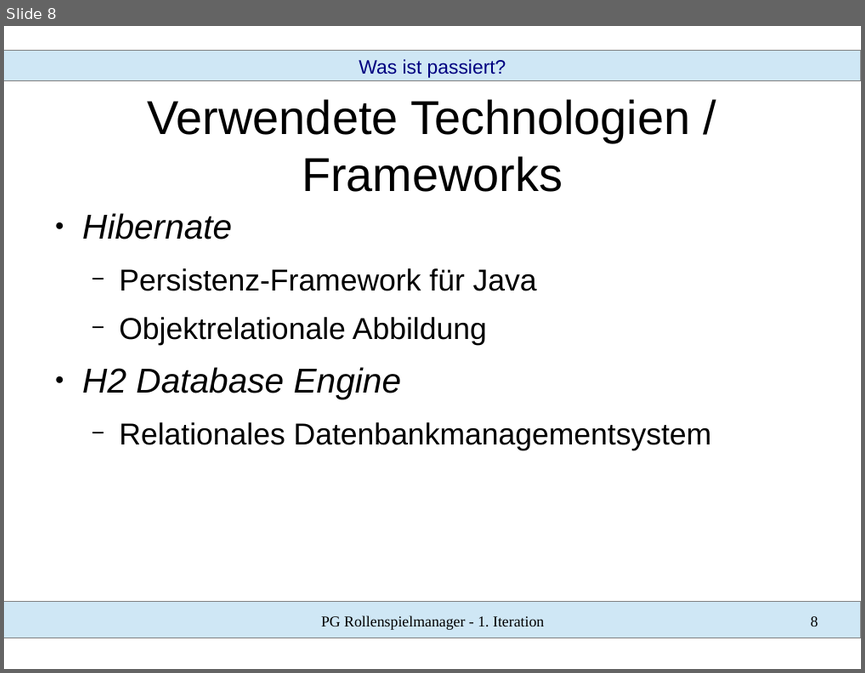
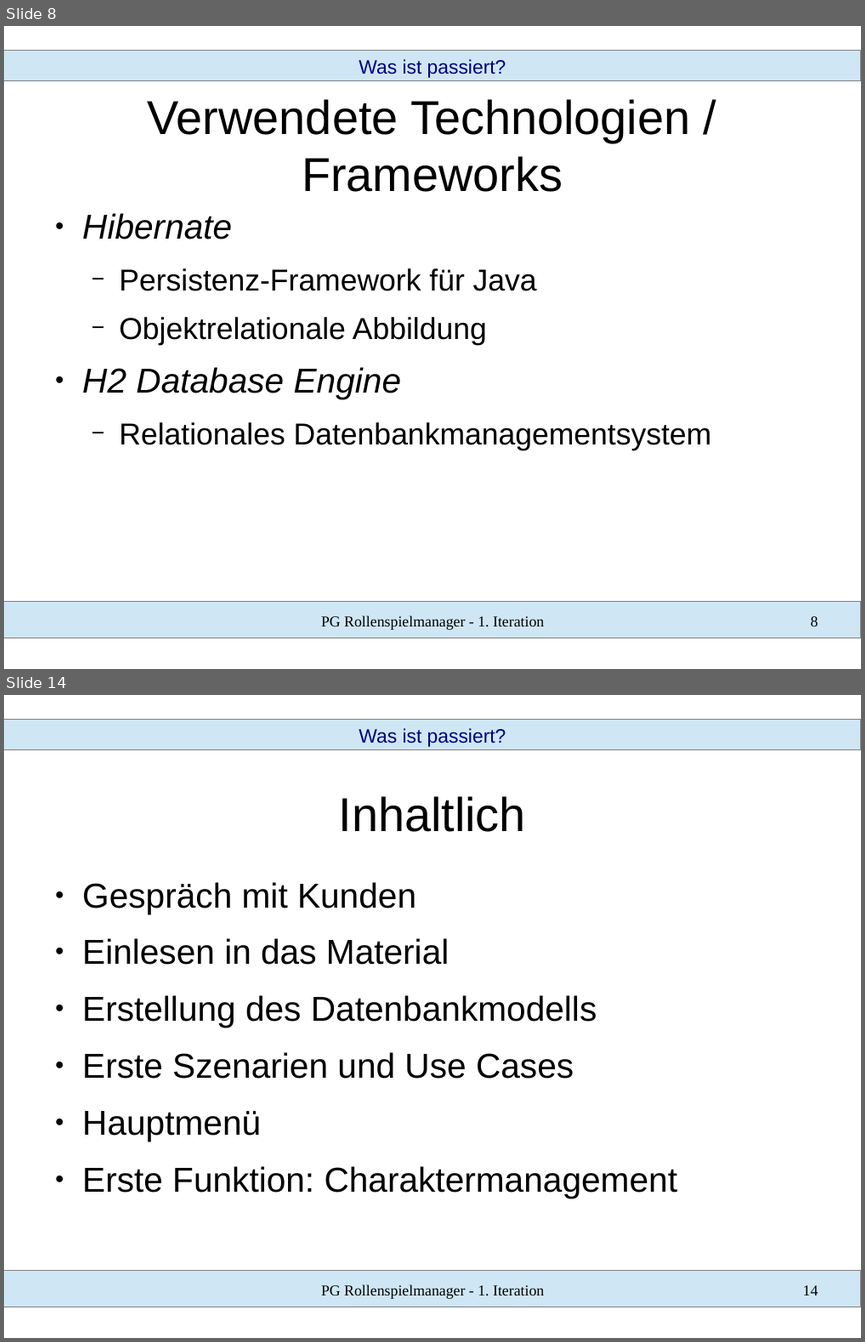
Before and after one commit to SWT-Projektgruppe-2015/Rollenspielmanager, a slide deck: Dokumente/01 Iteration/vortrag.odp. Shown one above the other, each under a label of ours: slide 8 before the commit, slides 8 and 14 after it; the slides between them are not shown. The pictures are 865x673 and 865x1342 pixels, drawn with LibreOffice and Linux fonts; fonts in the diff are those of the drawing. Boxes give left, top, right and bottom in pixels: in the first picture for what was removed or moved away, otherwise in the second. Text is boxed around its words. In the diff, an @@ line names an element or a change of style, - is before the commit and + after.

```diff
--- a/Dokumente/01 Iteration/vortrag.odp
+++ b/Dokumente/01 Iteration/vortrag.odp
@@ slide 14 added at (x1=4, y1=695, x2=861, y2=1338), background #FFFFFF; not listed: 2 template elements that a slide beside it also shows @@
@@ text added at (x1=358, y1=728, x2=506, y2=747), 18 pt, text #000080 @@
+Was ist passiert?
@@ title added at (x1=339, y1=796, x2=526, y2=832), 44 pt, text #000000 @@
+Inhaltlich
@@ text added at (x1=82, y1=882, x2=678, y2=1197), 32 pt, text #000000 @@
+● Gespräch mit Kunden
+● Einlesen in das Material
+● Erstellung des Datenbankmodells
+● Erste Szenarien und Use Cases
+● Hauptmenü
+● Erste Funktion: Charaktermanagement
@@ text added at (x1=321, y1=1284, x2=544, y2=1299), 14 pt, text #000000 @@
+PG Rollenspielmanager - 1. Iteration
@@ page number added at (x1=803, y1=1285, x2=818, y2=1295), 14 pt, text #000000 @@
+14
```
Also in this commit, not shown: 5 slides changed, 11 other slides added, 1 slide removed, 4 other files.
